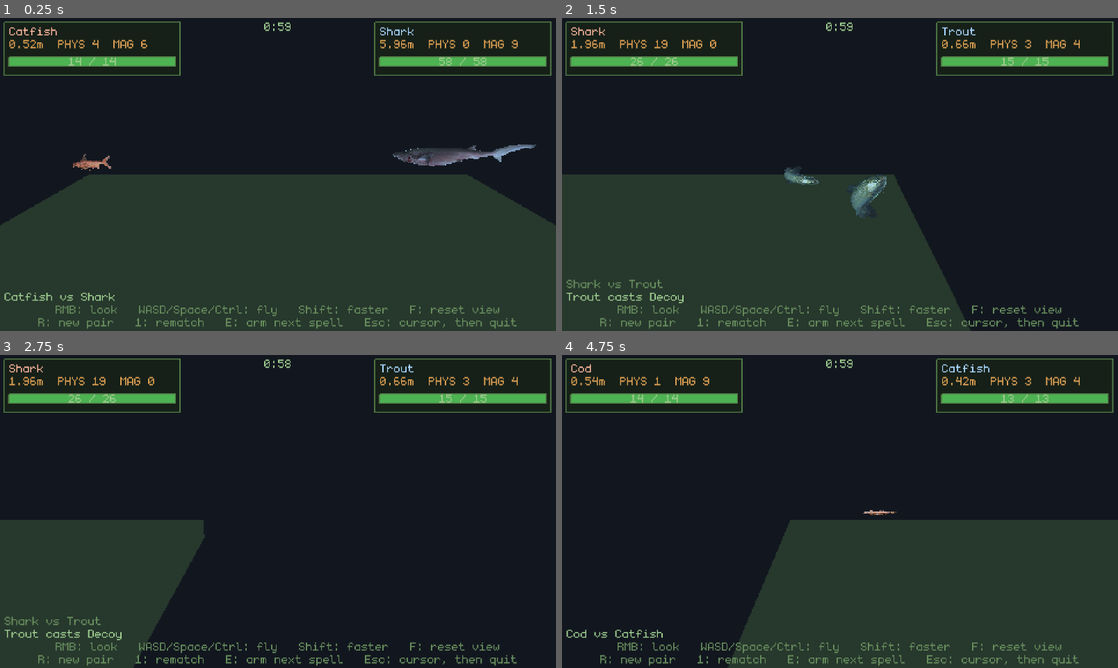
Above: before the commit, frames 1-4 (two rows, left to right).
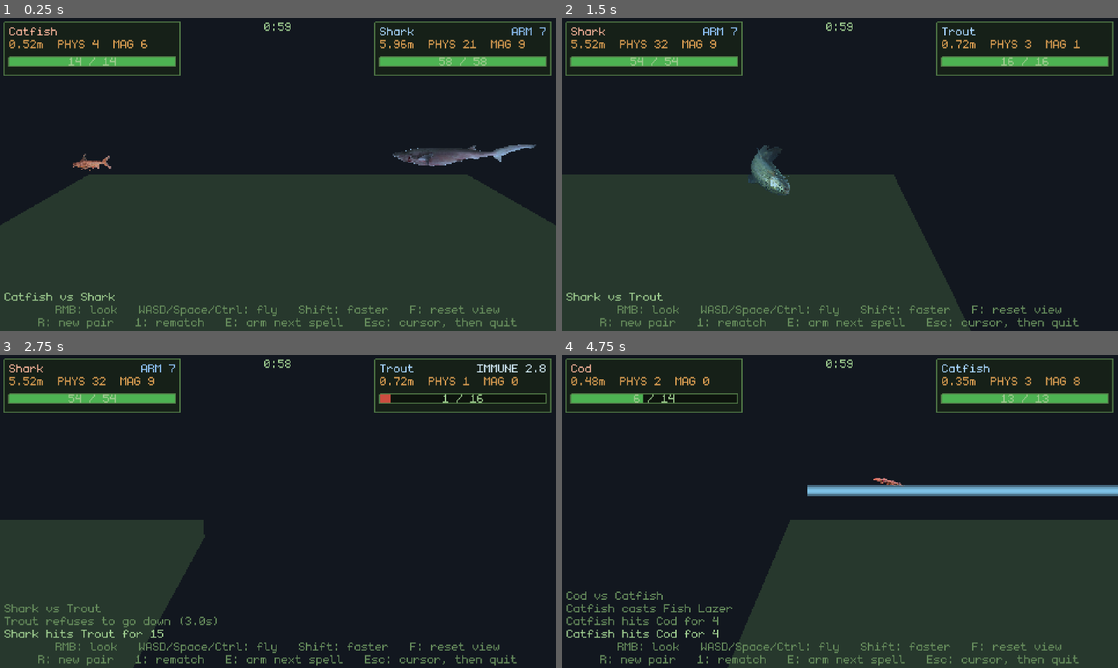
Above: after the commit, the same moments.

Repository: poissew/fishing-game
Game: Godot game, scene res://dev/TestArena.tscn
Same seed, same stepped clock (60 frames per second), same inputs: the game is played once before the commit and once after it. This scene is started directly instead of the project's main scene. The engine's default icon, where the game draws it, is replaced by a stand-in: a white triangle on a blue panel in a dark square.
Inputs (mouse positions are in pixels of both pictures, inside the frame that each line leads up to):
- Up to frame 1 (0.25 s): no input
- Up to frame 2 (1.5 s): tap Enter (ui_accept) at 0.5, 0.77 s; move the mouse to (962, 158) at 0.52 s; hold D (right) 0.53-1.25 s; hold E (interact) 0.53-1.25 s; click (962, 158) at 0.67 s; drag from (728, 190) to (812, 237) at 1.27 s
- Up to frame 3 (2.75 s): move the mouse to (333, 442) at 2.02 s; hold D (right) from 2.03 s (still down); tap Space at 2.1 s
- Up to frame 4 (4.75 s): release D (right) at 2.75 s; drag from (812, 574) to (673, 464) at 2.77 s; tap Enter (ui_accept) at 3.5, 3.77 s; move the mouse to (1006, 558) at 3.52 s; hold A (left) 3.53-4.25 s; hold Shift 3.53-4.25 s; drag from (673, 464) to (756, 433) at 4.27 s

The runs differ from the first frame. In frame 1, 0.2% of the frame differs, in the area x 83-99%, y 2-10%; in frame 2, 1.9%; in frame 3, 2.0%; in frame 4, 3.7%, in the area x 0-100%, y 6-91%.

Commit message:
feat: added lazer spell

Diff:
--- a/classes/battle_fish.gd
+++ b/classes/battle_fish.gd
@@ -63,6 +63,9 @@
 ## Smallest collider a fish can have, in case an icon turns up with no height
 ## worth speaking of.
 const MIN_RADIUS := 0.03
+
+## How much of a spell's own charge colour is mixed into a fish winding one up.
+const CHARGE_TINT_MIX := 0.70
 
 ## Tint a fish on its last legs is washed out towards, and how much of it is
 ## mixed in. Paler than the stun, and it beats the stun when a fish is somehow
@@ -283,6 +286,16 @@
 var _clone: BattleFish = null
 var _clone_left := 0.0
 var _lured: Array = []
+
+## The beam this fish is winding up or firing: the spell, what is left of the
+## whole charge-and-fire, whether the beam is actually on yet, the time to its
+## next tick, and the direction it was aimed in - locked when the charge began
+## and never corrected.
+var _beam: LaserSpellData = null
+var _beam_left := 0.0
+var _beam_firing := false
+var _beam_tick := 0.0
+var _beam_dir := Vector3.RIGHT
 
 ## The volley a spell left running: what there is still to fire, at what, and
 ## how long the fish hangs there before gravity gets it back.
@@ -616,6 +629,7 @@
 	if fish != null and is_alive():
 		fish.tick_spells(delta)
 	_tick_volley(delta)
+	_tick_beam(delta)
 	_tick_flop(delta)
 	_tick_peak()
 	_tick_landing()
@@ -739,6 +753,10 @@
 	if _flash_left > 0.0:
 		_flash_left = maxf(0.0, _flash_left - delta)
 		_sprite.modulate = tint.lerp(HIT_COLOR, _flash_left / HIT_FLASH)
+	elif is_charging():
+		# Lit up and going nowhere: a fish that stands still for no visible
+		# reason reads as a broken fish.
+		_sprite.modulate = tint.lerp(_beam.charge_tint, CHARGE_TINT_MIX)
 	elif is_in_last_stand():
 		# Gone pale, and ahead of the stun: a fish about to die reads as that
 		# first and as dazzled second.
@@ -845,6 +863,103 @@
 	# needs_hit is what guarantees there is an `other` here at all.
 	if dot != null and other != null and is_instance_valid(other):
 		other.apply_dot(dot, damage, self)
+
+# -- Beam ---------------------------------------------------------------------
+
+## The nearest fish this one may hit that is inside `reach`, or null.
+func _target_in_range(reach: float) -> BattleFish:
+	var nearest := _nearest_enemy()
+	if nearest == null:
+		return null
+	var offset := nearest.global_position - global_position
+	offset.y = 0.0
+	return nearest if offset.length() <= reach else null
+
+## Plants the fish and starts it winding up. The aim is taken now and kept: a
+## beam that followed its target around would be one nothing could dodge, and
+## dodging it is the only answer to a fish that has stopped moving to charge it.
+func _start_beam(spell: LaserSpellData) -> void:
+	var target := _target_in_range(spell.max_range)
+	if target == null:
+		return
+	var aim := target.global_position - global_position
+	aim.y = 0.0
+	if aim.is_zero_approx():
+		return
+	_beam = spell
+	_beam_dir = aim.normalized()
+	_beam_left = spell.total_time()
+	_beam_firing = false
+	_beam_tick = 0.0
+	# The same timer the bubble volley uses: whatever holds the fish, holds it.
+	_hang_left = _beam_left
+	linear_velocity = Vector3.ZERO
+	angular_velocity = Vector3.ZERO
+	freeze = true
+
+## Winds the charge down, then runs the beam out. Nothing at all happens until
+## the charge is spent, which is the whole cost of the spell.
+func _tick_beam(delta: float) -> void:
+	if _beam == null:
+		return
+	if not is_alive():
+		_end_hang()
+		return
+	_beam_left = maxf(0.0, _beam_left - delta)
+	if _beam_left <= 0.0:
+		_end_hang()
+		return
+	if _beam_left > _beam.beam_time:
+		return
+
+	# The moment the charge runs out: the light goes on, once.
+	if not _beam_firing:
+		_beam_firing = true
+		_beam_tick = 0.0
+		SpellBeam.fire(_effect_parent(), global_position, _beam_dir,
+			_beam.max_range, _beam)
+	_beam_tick -= delta
+	if _beam_tick > 0.0:
+		return
+	_beam_tick += maxf(_beam.interval, 0.01)
+	_burn_the_line()
+
+## One tick of the beam: everything this fish may hit that is standing in the
+## line takes it, and it does not stop at the first of them.
+func _burn_the_line() -> void:
+	var spell := _beam
+	if spell == null:
+		return
+	var origin := global_position
+	var damage := spell.compute_damage(caster_power(spell))
+	for node in get_tree().get_nodes_in_group(GROUP):
+		var other := node as BattleFish
+		if other == null or not can_hit(other):
+			continue
+		var offset := other.global_position - origin
+		offset.y = 0.0
+		var along := offset.dot(_beam_dir)
+		if along < 0.0 or along > spell.max_range:
+			continue
+		# How far off the line it is, against the beam's half-width plus a share
+		# of the fish's own length: a shark is a wider thing to miss.
+		var across := (offset - _beam_dir * along).length()
+		if across > spell.radius + other.world_length() * 0.3:
+			continue
+		# No shove at all - a beam that knocked its target aside would blow it
+		# out of its own line after the first tick, and the other three would
+		# hit nothing.
+		var dealt := other.take_blast(damage, origin, 0.0, self, kind_of(spell))
+		if dealt > 0:
+			dealt_damage.emit(other, dealt)
+
+## Whether the fish is standing there winding one up rather than firing it.
+func is_charging() -> bool:
+	return _beam != null and not _beam_firing
+
+## Seconds left of the whole charge-and-fire, for a readout.
+func beam_left() -> float:
+	return _beam_left
 
 # -- Clone --------------------------------------------------------------------
 
@@ -1111,6 +1226,12 @@
 func _worth_casting(data: SpellData) -> bool:
 	if data is CloneSpellData:
 		return _clone == null
+	var laser := data as LaserSpellData
+	if laser != null:
+		# Aimed, unlike the camera: firing it at an empty arena would spend the
+		# cooldown on nothing, and it cannot be started while something else is
+		# already holding the fish still.
+		return _hang_left <= 0.0 and _target_in_range(laser.max_range) != null
 	return data is PaparazziSpellData
 
 ## What a WHEN_READY spell does once it has been paid for.
@@ -1122,6 +1243,10 @@
 	var clone := data as CloneSpellData
 	if clone != null:
 		_spawn_clone(clone)
+		return
+	var laser := data as LaserSpellData
+	if laser != null:
+		_start_beam(laser)
 
 ## Sets a camera off in front of the fish and leaves standing anything it may
 ## hit that was caught in the cone - the closer it was, the longer for.
@@ -1282,9 +1407,11 @@
 ## fish let go again once `hang_time` is up. A fish that dies in mid-volley
 ## drops the rest of it and falls.
 func _tick_volley(delta: float) -> void:
-	if _hang_left <= 0.0:
-		return
-	if not is_alive() or _volley == null:
+	# The volley's own hang, not anybody else's: a beam holds the fish with the
+	# same timer, and this would otherwise call that one off on its first frame.
+	if _volley == null or _hang_left <= 0.0:
+		return
+	if not is_alive():
 		_end_hang()
 		return
 	_hang_left = maxf(0.0, _hang_left - delta)
@@ -1298,12 +1425,16 @@
 	if _hang_left <= 0.0:
 		_end_hang()
 
-## Hands the fish back to gravity and drops whatever was left of the volley.
+## Hands the fish back to gravity and drops whatever it was in the middle of -
+## a volley, a beam - whichever was holding it.
 func _end_hang() -> void:
 	_hang_left = 0.0
 	_volley = null
 	_volley_target = null
 	_volley_shots = 0
+	_beam = null
+	_beam_left = 0.0
+	_beam_firing = false
 	if freeze:
 		freeze = false
 
--- a/classes/fish_data.gd
+++ b/classes/fish_data.gd
@@ -18,6 +18,7 @@
 	preload("res://data/spells/snipe.tres"),
 	preload("res://data/spells/decoy.tres"),
 	preload("res://data/spells/fishnet.tres"),
+	preload("res://data/spells/fish_lazer.tres"),
 ]
 
 enum Rarity {
--- /dev/null
+++ b/classes/spells/laser_spell_data.gd
@@ -0,0 +1,51 @@
+## The fish plants itself, winds up, and lets go of a beam.
+##
+## Two beats, and the first one is the point of it: for `charge_time` the fish
+## is frozen and glowing and doing nothing at all, which is a long time to stand
+## still in an arena where everything is decided by touching. Then the beam is
+## on for `beam_time`, ticking every `interval` into everything the caster may
+## hit along a straight line - it does not stop at the first fish.
+##
+## The line is **aimed once**, when the charge begins, and never corrects. A
+## fish that was in front of it when the winding started and is not there when
+## it fires has dodged the whole thing.
+class_name LaserSpellData
+extends SpellData
+
+@export_category("Wind-up")
+## Seconds the fish stands there charging before anything comes out.
+@export_range(0.0, 5.0, 0.05, "suffix:s") var charge_time: float = 0.7
+## And how long the beam is then on for.
+@export_range(0.05, 5.0, 0.05, "suffix:s") var beam_time: float = 0.6
+## Seconds between two ticks of it.
+@export_range(0.02, 2.0, 0.01, "suffix:s") var interval: float = 0.15
+
+@export_category("Beam")
+## How far it reaches. The test arena's floor is 8 by 5, so this crosses it.
+@export_range(0.5, 40.0, 0.5, "suffix:m") var max_range: float = 6.0
+## Half-width of the line: a fish counts as caught when its middle is within
+## this of the beam, plus a share of its own length.
+@export_range(0.05, 3.0, 0.05, "suffix:m") var radius: float = 0.35
+## Damage a tick is worth, as a share of the caster's magic damage. Four ticks
+## at 0.5 is twice its magic to anything that stands in the whole beam.
+@export var damage_scale: float = 0.5
+
+@export_category("Look")
+## What the beam is drawn in, and how thick.
+@export var tint: Color = Color(0.55, 0.85, 1.0, 0.9)
+@export_range(0.02, 2.0, 0.01, "suffix:m") var thickness: float = 0.22
+## The fish is washed towards this while it winds up, because a fish standing
+## still for three quarters of a second needs to look like it meant to.
+@export var charge_tint: Color = Color(0.6, 0.9, 1.0, 1.0)
+
+## A share of the caster's magic damage, per tick.
+func compute_damage(caster_power: int) -> int:
+	return maxi(0, int(round(caster_power * damage_scale)))
+
+## Charge plus beam: how long the fish is out of the fight for altogether.
+func total_time() -> float:
+	return maxf(charge_time, 0.0) + maxf(beam_time, 0.05)
+
+## How many times anything standing in the whole beam is hit.
+func tick_count() -> int:
+	return maxi(1, int(floor(maxf(beam_time, 0.05) / maxf(interval, 0.01))))
--- /dev/null
+++ b/classes/spells/spell_beam.gd
@@ -0,0 +1,83 @@
+## The beam itself: a bar of light drawn from the fish to wherever the shot
+## ends, on screen for as long as the shot lasts and then gone.
+##
+## Presentation only - BattleFish works out who is standing in the line, because
+## BattleFish owns the rules about who may be hit by anything. It carries its
+## own lifetime, so it goes whether or not the fish that fired it is still there.
+##
+## **It is a quad standing in the world, not a billboard.** A beam has a
+## direction, and the whole point of the picture is which way it is pointing, so
+## it cannot turn to face the camera the way the fish do. The cost is the same
+## one the fish pay for tumbling: a beam fired straight at or away from the
+## camera is drawn nearly edge-on. The arena is 8 wide and 5 deep, so most shots
+## run across it rather than into it.
+class_name SpellBeam
+extends Sprite3D
+
+const TEX_W := 32
+const TEX_H := 8
+## Share of its life spent fading out at the end.
+const FADE_LAST := 0.45
+
+static var _default_texture: ImageTexture = null
+
+var _life := 0.0
+var _left := 0.0
+var _base_alpha := 1.0
+
+## Draws a beam of `length` running along `direction` from `origin`. The caller
+## adds nothing else - it shines, it fades, it frees itself.
+static func fire(parent: Node3D, origin: Vector3, direction: Vector3,
+		length: float, spell: LaserSpellData) -> SpellBeam:
+	if parent == null or spell == null or direction.is_zero_approx() or length <= 0.0:
+		return null
+	var beam := SpellBeam.new()
+	beam._life = maxf(spell.beam_time, 0.05)
+	beam._left = beam._life
+	beam._base_alpha = spell.tint.a
+	beam.texture = _shared_texture()
+	beam.modulate = spell.tint
+	beam.texture_filter = BaseMaterial3D.TEXTURE_FILTER_NEAREST
+	beam.shaded = false
+	# Blended, not cut: the bar has soft edges and it fades on the way out.
+	beam.alpha_cut = SpriteBase3D.ALPHA_CUT_DISABLED
+	beam.billboard = BaseMaterial3D.BILLBOARD_DISABLED
+	beam.pixel_size = maxf(spell.thickness, 0.01) / float(TEX_H)
+	parent.add_child(beam)
+
+	# Laid along the shot: local X runs down the beam, local Y is world up, so
+	# the quad's face ends up perpendicular to both - which is roughly at the
+	# camera for anything fired across the arena.
+	var forward := direction.normalized()
+	var up := Vector3.UP
+	var side := forward.cross(up)
+	if side.is_zero_approx():
+		side = Vector3.BACK
+	beam.global_position = origin + forward * length * 0.5
+	beam.global_basis = Basis(forward, up, side.normalized())
+	# pixel_size sized the thickness; the stretch along X makes the length.
+	beam.scale.x = length / maxf(float(TEX_W) * beam.pixel_size, 0.0001)
+	return beam
+
+func _process(delta: float) -> void:
+	_left -= delta
+	if _left <= 0.0:
+		queue_free()
+		return
+	var fade := clampf((_left / _life) / FADE_LAST, 0.0, 1.0)
+	modulate.a = _base_alpha * fade
+
+## A bar: bright down the middle, soft at the top and bottom. White, so the
+## spell's own tint decides the colour.
+static func _shared_texture() -> ImageTexture:
+	if _default_texture != null:
+		return _default_texture
+	var image := Image.create(TEX_W, TEX_H, false, Image.FORMAT_RGBA8)
+	var middle := (TEX_H - 1) * 0.5
+	for y in TEX_H:
+		var edge := absf(float(y) - middle) / middle
+		var alpha := clampf(1.0 - edge * edge, 0.0, 1.0)
+		for x in TEX_W:
+			image.set_pixel(x, y, Color(1.0, 1.0, 1.0, alpha))
+	_default_texture = ImageTexture.create_from_image(image)
+	return _default_texture
--- /dev/null
+++ b/data/spells/fish_lazer.tres
@@ -0,0 +1,21 @@
+[gd_resource type="Resource" script_class="LaserSpellData" format=3]
+
+[ext_resource type="Script" path="res://classes/spells/laser_spell_data.gd" id="1_lazr"]
+
+[resource]
+script = ExtResource("1_lazr")
+name = "Fish Lazer"
+description = "Plants itself, winds up with a great deal of glowing, and lets go of a beam. Everything standing in the line gets it, and it cannot change its mind once it has started."
+trigger = 5
+base_power = 0
+base_type = 4
+base_cooldown = 7
+charge_time = 0.7
+beam_time = 0.6
+interval = 0.15
+max_range = 6.0
+radius = 0.35
+damage_scale = 0.5
+tint = Color(0.55, 0.85, 1.0, 0.9)
+thickness = 0.22
+charge_tint = Color(0.6, 0.9, 1.0, 1.0)
